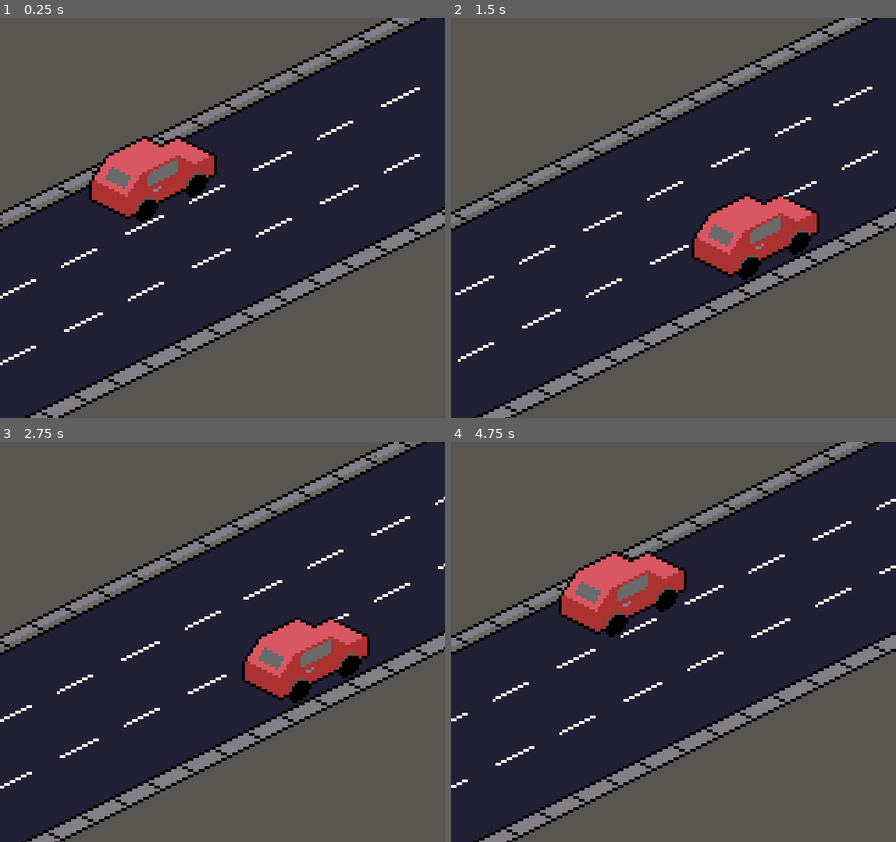
Above: before the commit, frames 1-4 (two rows, left to right).
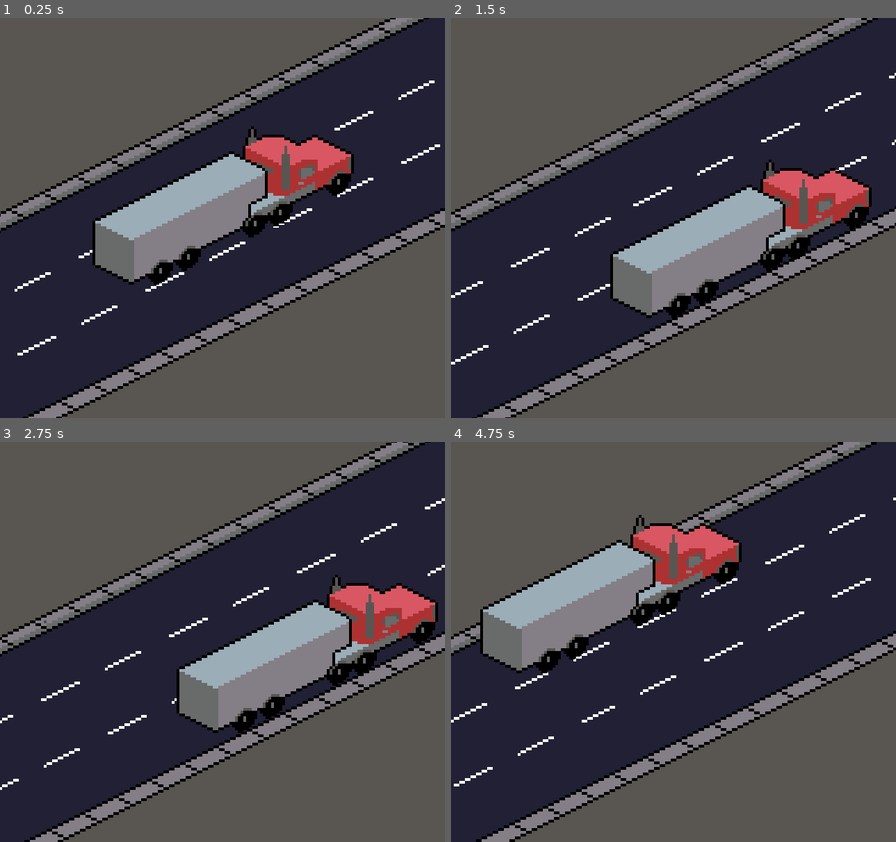
Above: after the commit, the same moments.

Repository: Antisune101/2D-Racer-The-Sequel
Game: Godot game, scene res://game.tscn
The game is run twice, just before and just after one commit, with the same random seed, the same clock (stepped at 60 frames per second) and the same inputs.
Inputs:
- Up to frame 1 (0.25 s): no input
- Up to frame 2 (1.5 s): hold D (steer_right) 0.53-1.28 s; hold W (boost) 0.53-1.28 s; tap Space (ui_select) at 0.77 s; hold S (brake) from 1.28 s (still down); tap W (boost) at 1.35 s
- Up to frame 3 (2.75 s): tap Space (ui_select) at 1.52 s; release S (brake) at 2.03 s; hold D (steer_right) from 2.03 s (still down); hold W (boost) from 2.03 s (still down)
- Up to frame 4 (4.75 s): release W (boost) at 2.78 s; tap W (boost) at 2.85, 4.35 s; tap Space (ui_select) at 3.02, 3.77, 4.52 s; release D (steer_right) at 3.53 s; hold W (boost) 3.53-4.28 s; hold A (steer_left) from 3.53 s (still down)

The runs differ from the first frame. In frame 1, 18% of the frame differs, in the area x 0-100%, y 0-100%; in frame 2, 11%; in frame 3, 15%; in frame 4, 15%.
Error before the commit: Invalid access to property or key 'vehicle_speed' on a base object of type 'Nil'. (res://vehicle/body/vehicle_body.gd:11)
Error after the commit: Invalid access to property or key 'speed' on a base object of type 'Nil'. (res://vehicle/controller/npc_controller.gd:54)

Commit message:
IDK why I'm trying to make this nice anyway

Diff:
--- a/game.tscn
+++ b/game.tscn
@@ -1,10 +1,7 @@
-[gd_scene load_steps=7 format=3 uid="uid://b057vsdgbrsbr"]
+[gd_scene load_steps=4 format=3 uid="uid://b057vsdgbrsbr"]
 
-[ext_resource type="PackedScene" uid="uid://bmo4fddp0ki45" path="res://misc/movement_path.tscn" id="1_bnbuf"]
 [ext_resource type="PackedScene" uid="uid://d3wmsrrxktmkx" path="res://misc/road/road.tscn" id="1_gfh36"]
-[ext_resource type="PackedScene" uid="uid://b7hiuk84b2in1" path="res://vehicle/vehicle.tscn" id="3_blp8f"]
-[ext_resource type="Script" path="res://vehicle/controller/player_controller.gd" id="4_4472n"]
-[ext_resource type="PackedScene" uid="uid://cxksgrrg030xn" path="res://vehicle/body/car_body.tscn" id="5_4bbm5"]
+[ext_resource type="PackedScene" uid="uid://bcue4266g3rpl" path="res://vehicle/player/player_vehicle.tscn" id="3_mthig"]
 [ext_resource type="PackedScene" uid="uid://bg3g3fi7uftbh" path="res://misc/traffic/traffic.tscn" id="6_12h40"]
 
 [node name="Game" type="Node2D"]
@@ -13,20 +10,11 @@
 
 [node name="Road" parent="." instance=ExtResource("1_gfh36")]
 
-[node name="MovementPath" parent="." instance=ExtResource("1_bnbuf")]
-
-[node name="Vehicle" parent="MovementPath" groups=["player"] instance=ExtResource("3_blp8f")]
-position = Vector2(319.998, 288.001)
-progress = 1019.65
-
-[node name="CarBody" parent="MovementPath/Vehicle/VehicleSteering/SteerAnchor" index="0" instance=ExtResource("5_4bbm5")]
-
-[node name="PlayerController" type="Node" parent="MovementPath/Vehicle" node_paths=PackedStringArray("vehicle_speed", "steering_path", "steer_anchor")]
-script = ExtResource("4_4472n")
-vehicle_speed = NodePath("../VehicleSpeed")
-steering_path = NodePath("../VehicleSteering")
-steer_anchor = NodePath("../VehicleSteering/SteerAnchor")
-
 [node name="Traffic" parent="." instance=ExtResource("6_12h40")]
 
-[editable path="MovementPath/Vehicle"]
+[node name="Player" parent="Traffic/MovementPath" index="0" instance=ExtResource("3_mthig")]
+position = Vector2(228.801, 333.6)
+progress = 1121.61
+use_npc_controller = false
+
+[editable path="Traffic"]
--- a/misc/traffic/traffic.tscn
+++ b/misc/traffic/traffic.tscn
@@ -16,5 +16,6 @@
 vehicle_database = ExtResource("4_nrtwx")
 movement_path = NodePath("../MovementPath")
 
-[node name="VehicleVisibilityManager" type="Node" parent="."]
+[node name="VehicleVisibilityManager" type="Node" parent="." node_paths=PackedStringArray("movement_path")]
 script = ExtResource("3_aipn4")
+movement_path = NodePath("../MovementPath")
--- a/misc/traffic/vehicle_spawner.gd
+++ b/misc/traffic/vehicle_spawner.gd
@@ -10,7 +10,7 @@
 	pass
 
 
-func _physics_process(delta: float) -> void:
+func _physics_process(_delta: float) -> void:
 	if Input.is_action_just_pressed("ui_select"):
 		spawn_vehicle()
 
--- a/misc/traffic/vehicle_visibility_manager.gd
+++ b/misc/traffic/vehicle_visibility_manager.gd
@@ -1,11 +1,27 @@
 extends Node
 class_name VehicleVisibilityManager
 
-# Called when the node enters the scene tree for the first time.
-func _ready() -> void:
-	pass # Replace with function body.
+@export var movement_path: Path2D
 
 
-# Called every frame. 'delta' is the elapsed time since the previous frame.
-func _process(delta: float) -> void:
-	pass
+var prev_state: Dictionary = {}
+
+
+# :) This is much better than the old system. Could propably be optimized further
+func _physics_process(_delta: float) -> void:
+	var lanes: Dictionary = { 0.0: [], 0.5: [], 1.0: [] }
+
+	for vehicle: Vehicle in movement_path.get_children(): lanes[vehicle.get_nearest_lane()].append(vehicle)
+
+	if lanes == prev_state: return
+
+	var vehicle_z_index: int = 1
+
+	for lane in lanes.keys():
+		lanes[lane].sort_custom(func(a: Vehicle, b: Vehicle): return a.progress < b.progress)
+
+		for vehicle: Vehicle in lanes[lane]:
+			vehicle.z_index = vehicle_z_index
+			vehicle_z_index += 1
+
+	prev_state = lanes
--- a/project.godot
+++ b/project.godot
@@ -34,7 +34,8 @@
 "res://ui/": "green",
 "res://vehicle/body/": "yellow",
 "res://vehicle/controller/": "blue",
-"res://vehicle/data/": "gray"
+"res://vehicle/data/": "gray",
+"res://vehicle/player/": "blue"
 }
 
 [input]
@@ -42,21 +43,29 @@
 steer_left={
 "deadzone": 0.5,
 "events": [Object(InputEventKey,"resource_local_to_scene":false,"resource_name":"","device":-1,"window_id":0,"alt_pressed":false,"shift_pressed":false,"ctrl_pressed":false,"meta_pressed":false,"pressed":false,"keycode":0,"physical_keycode":65,"key_label":0,"unicode":97,"echo":false,"script":null)
+, Object(InputEventJoypadButton,"resource_local_to_scene":false,"resource_name":"","device":-1,"button_index":13,"pressure":0.0,"pressed":true,"script":null)
+, Object(InputEventJoypadMotion,"resource_local_to_scene":false,"resource_name":"","device":-1,"axis":0,"axis_value":-1.0,"script":null)
 ]
 }
 steer_right={
 "deadzone": 0.5,
 "events": [Object(InputEventKey,"resource_local_to_scene":false,"resource_name":"","device":-1,"window_id":0,"alt_pressed":false,"shift_pressed":false,"ctrl_pressed":false,"meta_pressed":false,"pressed":false,"keycode":0,"physical_keycode":68,"key_label":0,"unicode":100,"echo":false,"script":null)
+, Object(InputEventJoypadButton,"resource_local_to_scene":false,"resource_name":"","device":-1,"button_index":14,"pressure":0.0,"pressed":true,"script":null)
+, Object(InputEventJoypadMotion,"resource_local_to_scene":false,"resource_name":"","device":-1,"axis":0,"axis_value":1.0,"script":null)
 ]
 }
 brake={
 "deadzone": 0.5,
 "events": [Object(InputEventKey,"resource_local_to_scene":false,"resource_name":"","device":-1,"window_id":0,"alt_pressed":false,"shift_pressed":false,"ctrl_pressed":false,"meta_pressed":false,"pressed":false,"keycode":0,"physical_keycode":83,"key_label":0,"unicode":115,"echo":false,"script":null)
+, Object(InputEventJoypadButton,"resource_local_to_scene":false,"resource_name":"","device":-1,"button_index":1,"pressure":0.0,"pressed":true,"script":null)
+, Object(InputEventJoypadMotion,"resource_local_to_scene":false,"resource_name":"","device":-1,"axis":4,"axis_value":1.0,"script":null)
 ]
 }
 boost={
 "deadzone": 0.5,
 "events": [Object(InputEventKey,"resource_local_to_scene":false,"resource_name":"","device":-1,"window_id":0,"alt_pressed":false,"shift_pressed":false,"ctrl_pressed":false,"meta_pressed":false,"pressed":false,"keycode":0,"physical_keycode":87,"key_label":0,"unicode":119,"echo":false,"script":null)
+, Object(InputEventJoypadButton,"resource_local_to_scene":false,"resource_name":"","device":-1,"button_index":0,"pressure":0.0,"pressed":true,"script":null)
+, Object(InputEventJoypadMotion,"resource_local_to_scene":false,"resource_name":"","device":-1,"axis":5,"axis_value":1.0,"script":null)
 ]
 }
 
